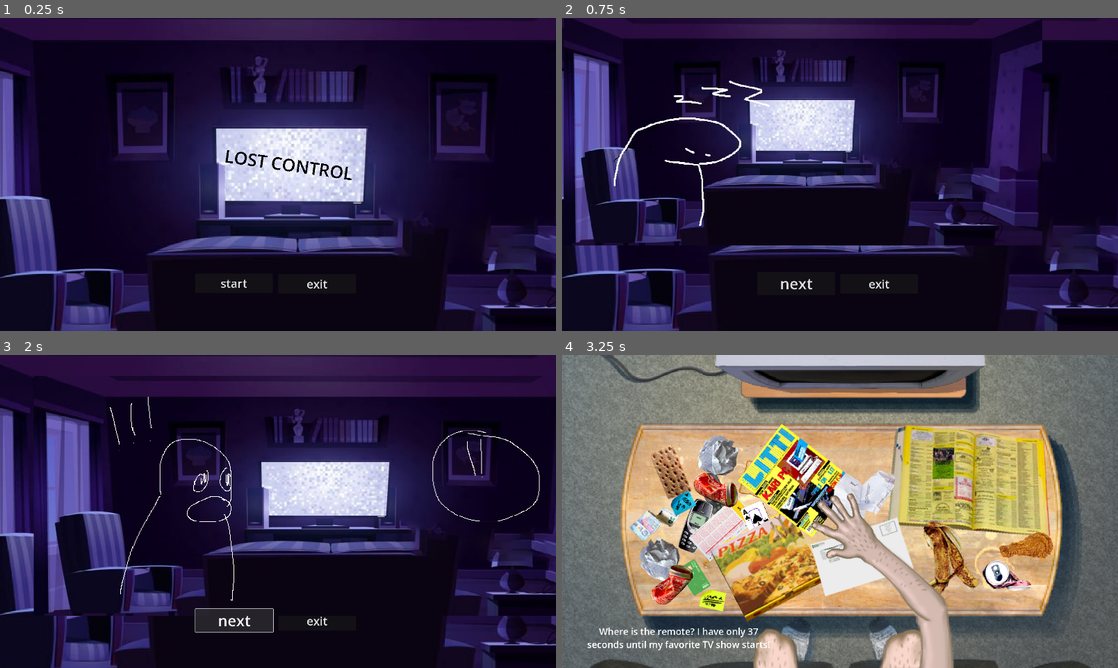
Above: before the commit, frames 1-4 (two rows, left to right).
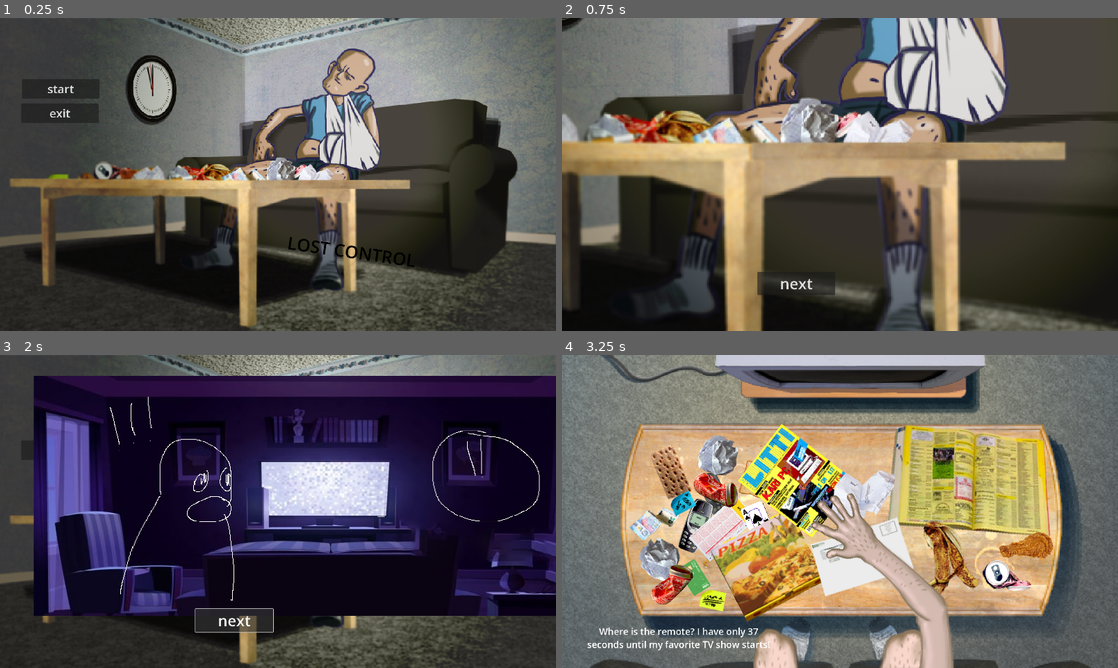
Above: after the commit, the same moments.

Repository: Hesuvius/LOST_CONTROL
Game: Godot game, scene res://start_menu/menu.tscn
Same seed, same stepped clock (60 frames per second), same inputs: the game is played once before the commit and once after it.
Inputs:
- Up to frame 1 (0.25 s): no input
- Up to frame 2 (0.75 s): click "start" at 0.5 s
- Up to frame 3 (2 s): click "next" at 1.25 s
- Up to frame 4 (3.25 s): click "next" at 2 s; click "next" at 2.75 s

The runs differ from the first frame. In frame 1, 90% of the frame differs, in the area x 0-100%, y 0-100%; in frame 2, 92%; in frame 3, 26%; in frame 4, nothing differs.

Commit message:
Added starting pic and tweaked bad ending screen

Diff:
--- a/Lost Control/Lose_scene/Lose.tscn
+++ b/Lost Control/Lose_scene/Lose.tscn
@@ -43,7 +43,7 @@
 offset_right = 1853.0
 offset_bottom = 1029.0
 theme_override_font_sizes/font_size = 37
-text = "Back to menu"
+text = "Try again.."
 script = ExtResource("2_metpv")
 
 [connection signal="pressed" from="Back to menu button" to="Back to menu button" method="_on_pressed"]
--- a/Lost Control/Winning_scene/Win.tscn
+++ b/Lost Control/Winning_scene/Win.tscn
@@ -61,7 +61,7 @@
 offset_right = 1592.0
 offset_bottom = 1033.0
 theme_override_font_sizes/font_size = 37
-text = "Back to menu"
+text = "Back to menu !"
 script = ExtResource("4_1x4m3")
 
 [connection signal="pressed" from="Back to menu button" to="Back to menu button" method="_on_pressed"]
--- a/Lost Control/start_menu/menu.tscn
+++ b/Lost Control/start_menu/menu.tscn
@@ -1,9 +1,8 @@
-[gd_scene load_steps=8 format=3 uid="uid://cuvvrlxqe2rje"]
+[gd_scene load_steps=7 format=3 uid="uid://cuvvrlxqe2rje"]
 
 [ext_resource type="Script" path="res://start_menu/menu.gd" id="1_tcir3"]
-[ext_resource type="Texture2D" uid="uid://di0onkjgimgb3" path="res://graphics/TV_dark_room.png" id="2_pdpaf"]
+[ext_resource type="Texture2D" uid="uid://c8urkiwbw8qs0" path="res://graphics/aloitusruutu.png" id="2_d4qum"]
 [ext_resource type="AudioStream" uid="uid://hw0d60di5860" path="res://sound and music/lost_remote_hidas_02.mp3" id="3_oagbh"]
-[ext_resource type="Texture2D" uid="uid://daj2c2xah68fw" path="res://graphics/placeholders/godot_test1.jpg" id="3_pgnhp"]
 [ext_resource type="Texture2D" uid="uid://1fmyhh45n511" path="res://graphics/placeholders/godot_test2.jpg" id="4_elq01"]
 [ext_resource type="Texture2D" uid="uid://buchx5vibpgot" path="res://graphics/placeholders/godot_test3.jpg" id="5_h08ah"]
 
@@ -15,26 +14,26 @@
 [node name="main_menu_graphics" type="Node2D" parent="."]
 
 [node name="TvDarkRoom" type="Sprite2D" parent="main_menu_graphics"]
-position = Vector2(1010, 540)
-scale = Vector2(2.86225, 2.86224)
-texture = ExtResource("2_pdpaf")
+position = Vector2(958.69, 541.201)
+scale = Vector2(1.00223, 1.00222)
+texture = ExtResource("2_d4qum")
 
 [node name="buttons" type="Node2D" parent="main_menu_graphics"]
 
 [node name="exit_btn" type="Button" parent="main_menu_graphics/buttons"]
-offset_left = 961.0
-offset_top = 884.0
-offset_right = 1229.0
-offset_bottom = 951.0
+offset_left = 73.0
+offset_top = 295.0
+offset_right = 341.0
+offset_bottom = 362.0
 tooltip_text = "Bye"
 theme_override_font_sizes/font_size = 40
 text = "exit"
 
 [node name="start_btn" type="Button" parent="main_menu_graphics/buttons"]
-offset_left = 674.0
-offset_top = 882.0
-offset_right = 942.0
-offset_bottom = 949.0
+offset_left = 76.0
+offset_top = 211.0
+offset_right = 344.0
+offset_bottom = 278.0
 tooltip_text = "Click this to start the game"
 theme_override_font_sizes/font_size = 40
 text = "start"
@@ -57,7 +56,7 @@
 z_index = 3
 position = Vector2(832.287, 393.7)
 scale = Vector2(1.98866, 1.99337)
-texture = ExtResource("3_pgnhp")
+texture = ExtResource("2_d4qum")
 
 [node name="story2" type="Sprite2D" parent="story_slides" groups=["story_slides_group"]]
 visible = false
@@ -91,10 +90,10 @@
 
 [node name="RichTextLabel" type="RichTextLabel" parent="."]
 texture_repeat = 2
-offset_left = 782.0
-offset_top = 433.0
-offset_right = 1292.0
-offset_bottom = 569.0
+offset_left = 999.0
+offset_top = 733.0
+offset_right = 1613.0
+offset_bottom = 897.0
 rotation = 0.14084
 theme_override_colors/default_color = Color(0, 0, 0, 1)
 theme_override_colors/font_outline_color = Color(0.658824, 0, 0.643137, 1)
Binary file removed: Lost Control/Lose_scene/gigachad.jpeg
Binary file added: Lost Control/graphics/aloitusruutu.png
Not shown, changed: Lost Control/graphics/aloitusruutu.png.import
